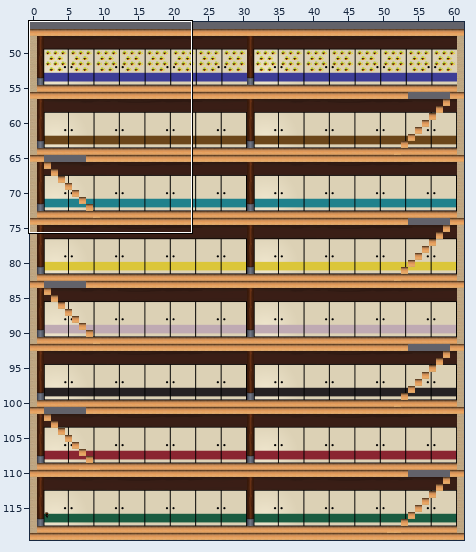
Tiled map: Apps/NinjaCatCastle/data/levels/Level 3/Level 3.tmx. The picture above shows the old version from afar; the outline marks the close-up.
Close-up. Before:
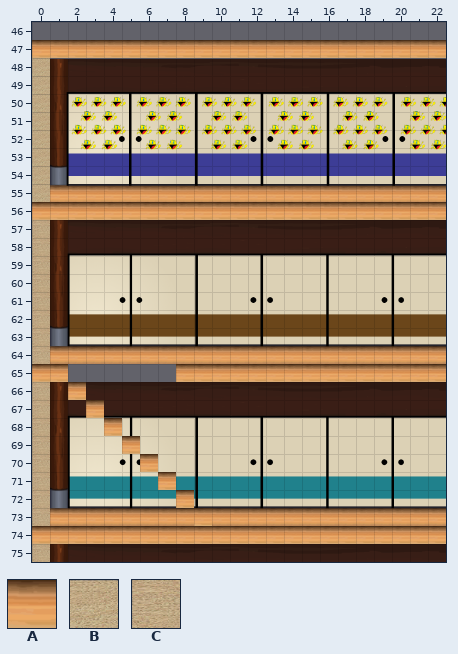
Cells are 64x64 px. Shown: x 0..22, y 46..75. The commit also changed other parts of the map, which this record leaves out. Tiles whose own drawing changed are shown in their newer look in all pictures.
Key: from "MetalPlatforms": A 24, B 25, C 33.
_ is an empty cell.
Layer "ForegroundPlatformLayer" before, first column x 0:
46 _______________________
47 AAAAAAAAAAAAAAAAAAAAAAA
48 B______________________
49 B______________________
50 B______________________
51 B______________________
52 B______________________
53 B______________________
54 B______________________
55 B______________________
56 AAAAAAAAAAAAAAAAAAAAAAA
57 C______________________
58 C______________________
59 C______________________
60 C______________________
61 C______________________
62 C______________________
63 C______________________
64 C______________________
65 AA______AAAAAAAAAAAAAAA
66 C_A____________________
67 C__A___________________
68 C___A__________________
69 C____A_________________
70 C_____A________________
71 C______A_______________
72 C_______A______________
73 C________A_____________
74 AAAAAAAAAAAAAAAAAAAAAAA
75 C______________________
The same view after the edit:
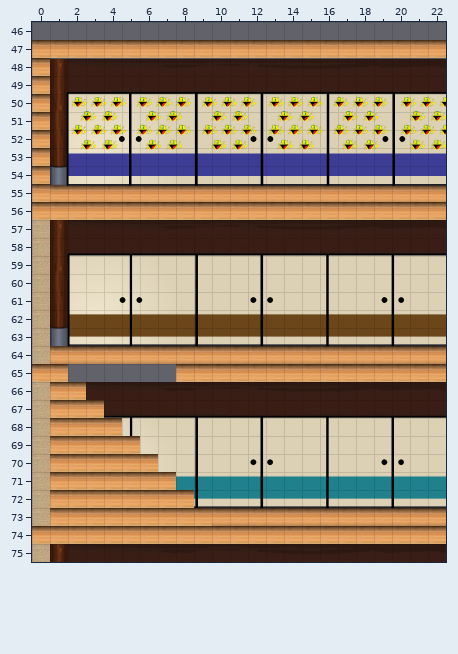
Diff:
Layer "ForegroundPlatformLayer":
The author changed tile B to tile A in rows 48 to 55 at x 0.
Tile A now appears in row 66 at x 1; in row 67 at x 1 to 2; in row 68 at x 1 to 3; in row 69 at x 1 to 4; in row 70 at x 1 to 5; in row 71 at x 1 to 6.
Tile A now appears in row 72 at x 1 to 7; in row 73 at x 1 to 8.
Where, in picture pixels (left, top, right, bottom), the same in both close-ups:
changed: (32, 58, 50, 202)
added: (50, 382, 194, 526)
